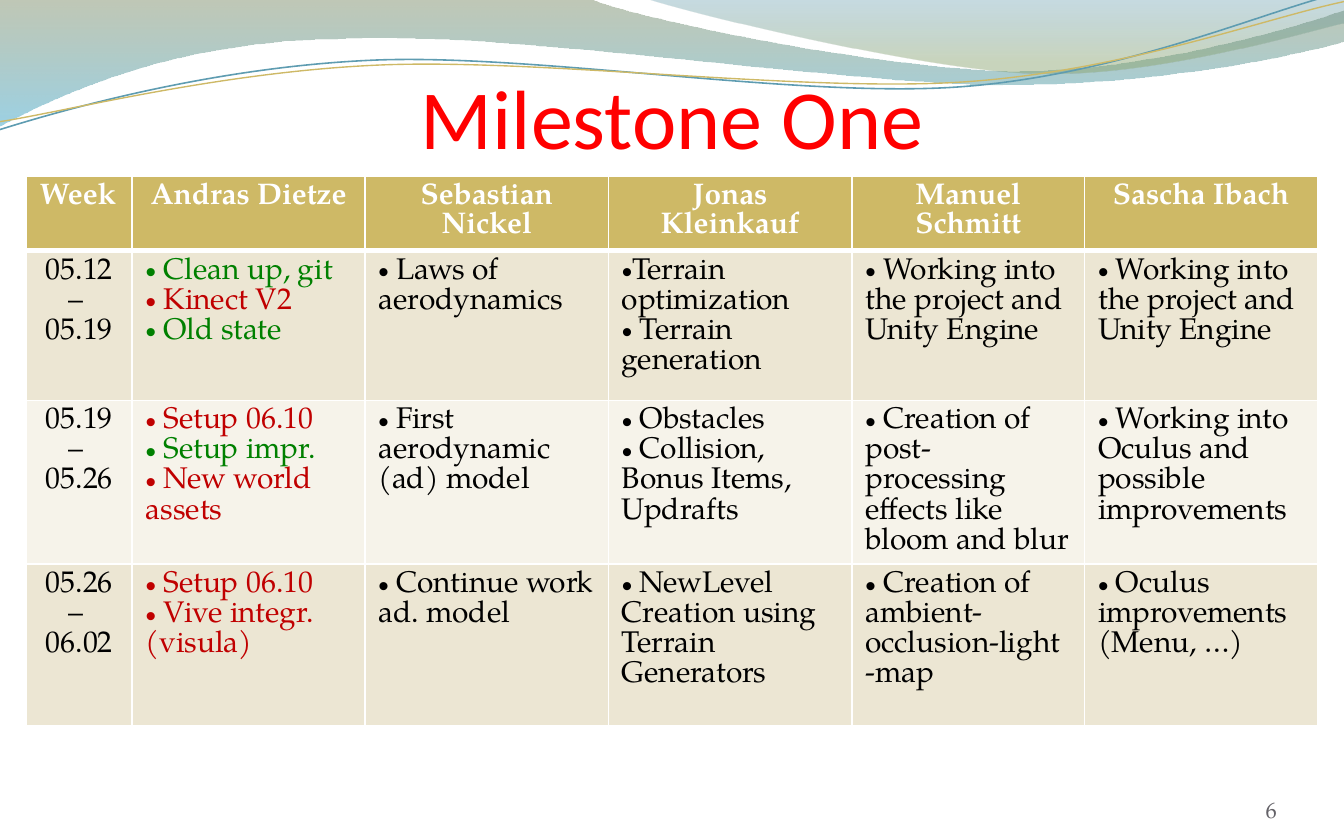
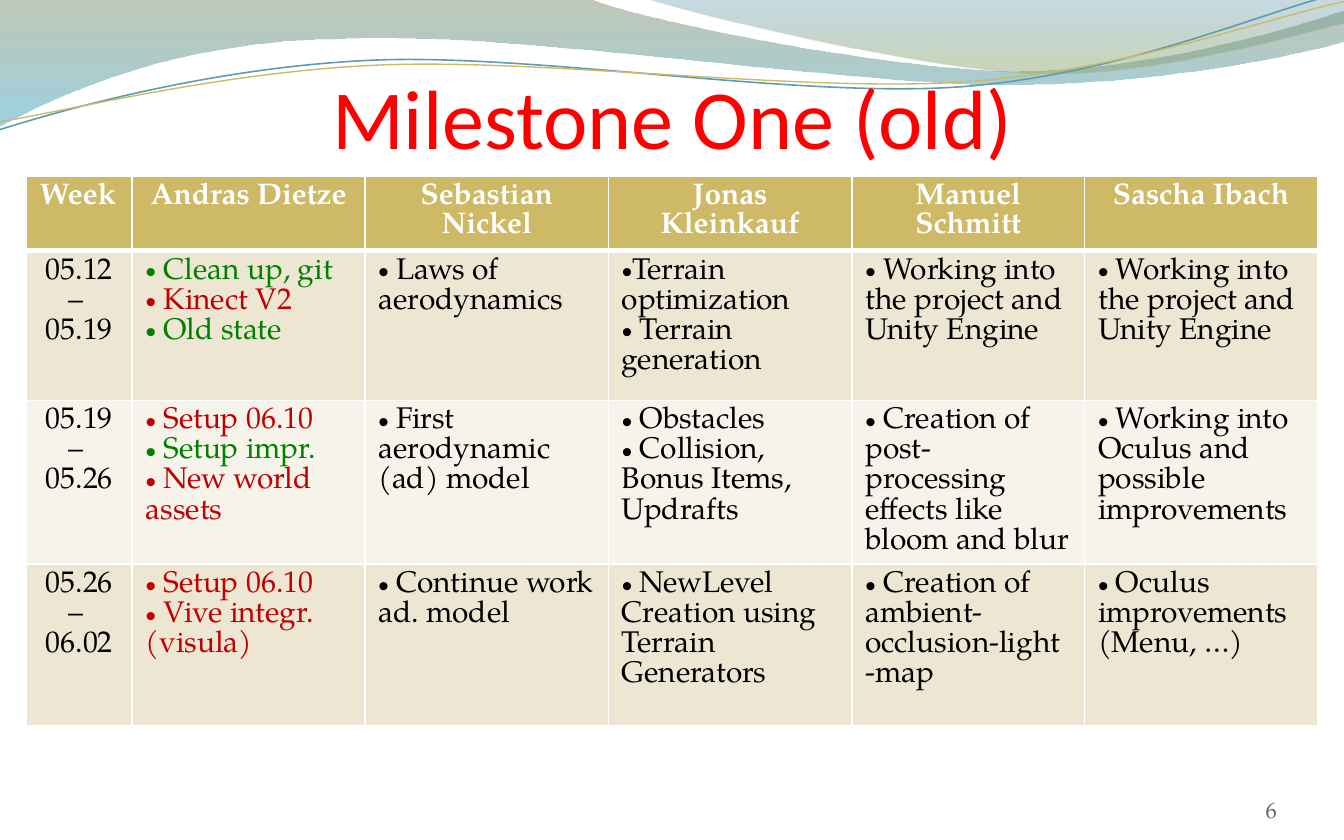
Before and after one commit to andreasdietze/Rift-WingsuitV2, a slide deck: slide 6 of Präsentationen/Zwischenpräsentation 16.06/Project proposal update 06.16 - Rift Wingsuit V2.pptx. Drawn at 1344x840 pixels with LibreOffice and Linux fonts; fonts in the diff are those of the drawing; background and template pictures are left out. Boxes give left, top, right and bottom in pixels: in the first picture for what was removed or moved away, otherwise in the second. Text is boxed around its words. In the diff, an @@ line names an element or a change of style, - is before the commit and + after.

```diff
--- a/Präsentationen/Zwischenpräsentation 16.06/Project proposal update 06.16 - Rift Wingsuit V2.pptx
+++ b/Präsentationen/Zwischenpräsentation 16.06/Project proposal update 06.16 - Rift Wingsuit V2.pptx
@@ title at bbox=[332, 79, 1012, 161]: text changed @@
-Milestone One
+Milestone One (old)
```
Also in this commit, not shown: 5 other slides changed.
